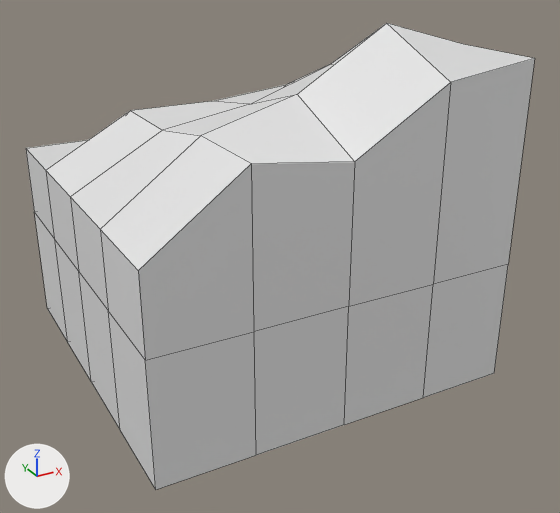
One commit to the OBJ model meshes/half-cube.obj: the scene before it, then after it.
Before and after are seen from a camera (50 mm lens) standing at (-0.922, -1.842, 0.673) and looking at (0.035, -0.102, -0.198). The axes (+X, +Y, +Z) are drawn at lower left. The lights are the same throughout. Mesh edges are drawn as thin lines. Where no turn or scale is listed for an object, it has been applied to the vertices.
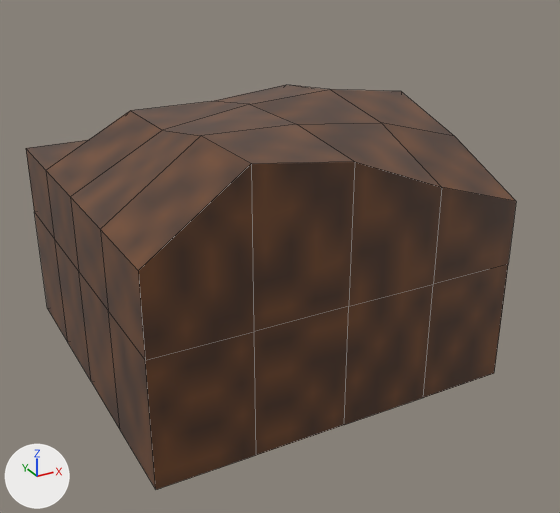
Location of each change, (x1, y1, x2, y2) in pixels of the pictures (560 x 513 px; the box of a moved part takes in the faces that stretch with it):
'Cube', surface changed, reshaped (grey to brown, 13% shorter): before (26, 23, 535, 490); after (26, 85, 516, 490)
part 1 of me_cube, moved or reshaped: before (164, 23, 535, 306); after (164, 85, 516, 306)

Patch to the scene script:
```diff
--- a/meshes/half-cube.obj.py
+++ b/meshes/half-cube.obj.py
@@ img_half_cube_png @@
+img_half_cube_png = load_image('half-cube.png', '../textures/half-cube.png', 32, 32, 'sRGB')
@@ mat_material @@
 mat_material = principled_material('Material')
-mat_material.base_color = (0.8, 0.8, 0.8)  # white #e7e7e7
+mat_material.texture = img_half_cube_png
 mat_material.roughness = 0.4
@@ me_cube @@
 me_cube.from_pydata(...)  # 66 vertices, 64 faces; spans x -0.5..0.5, y -0.5..0.5, z -0.5..0.434
 # used by ob_cube; location = (0.0, 0.0, 0.0)
 # before: 27 (0.5, -0.25, 0.366) at pixel (463, 44), 47 (0.25, -0.5, 0.334) at pixel (450, 82), 50 (0.25, -0.25, 0.434) at pixel (386, 23)
-me_cube.vertices[2].co = (0.5, -0.5, 0.366)  # pixel (534, 58)
-me_cube.vertices[33].co = (0.0, -0.25, 0.286)  # pixel (297, 94)
-me_cube.vertices[38].co = (0.5, 0.25, 0.244)
-me_cube.vertices[45].co = (0.25, 0.0, 0.298)  # pixel (330, 64)
+# me_cube part 1
+for i in [27, 47, 50]: me_cube.vertices[i].co += Vector((0.0, 0.0, -0.246))
+me_cube.vertices[2].co = (0.5, -0.5, 0.01)  # pixel (516, 201)
+me_cube.vertices[33].co = (0.0, -0.25, 0.214)  # pixel (296, 124)
+me_cube.vertices[38].co = (0.5, 0.25, 0.141)
+me_cube.vertices[45].co = (0.25, 0.0, 0.228)  # pixel (329, 89)
 me_cube.materials.append(mat_material)
```
